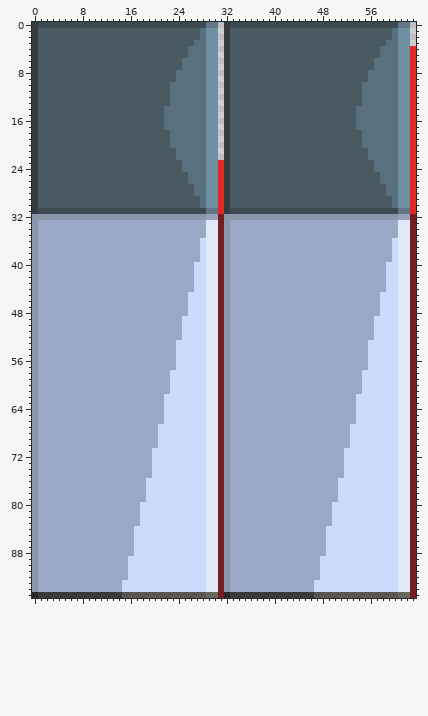
Sprite sheet, stored at assets/cabine/cabineSideLeft.png. This is how it looked before the edit.
The file is 64x96 pixels. Colours within 5 levels of each other are drawn and written as one.
And afterwards:
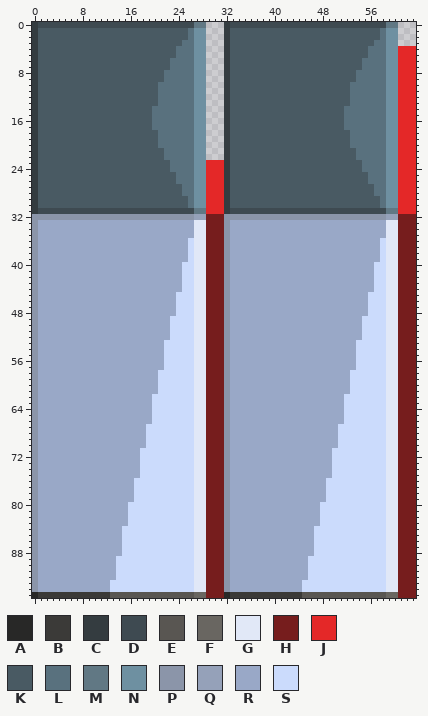
Palette (. is transparent): A #282827  B #3b3a38  C #343c40  D #3e4a51  E #595652  F #696661  G #e1e8f7  H #761d1d  J #e42828  K #495a63  L #59717e  M #617884  N #6e90a1  P #8b95a9  Q #95a1b9  R #99a8c7  S #cbdbfc
What changed:
Colour B gives way to colour E in row 95 at x 13 to 14 and 45 to 46.
Colour E gives way to colour F in row 95 at x 27 to 28 and 59 to 60.
Colour R gives way to colour G in rows 33 to 35 at x 27 to 28 and 59 to 60; in rows 36 to 39 at x 27 and 59.
Colour S gives way to colour G in rows 36 to 39 at x 28 and 60; in rows 40 to 94 at x 27 to 28 and 59 to 60.
Colour F gives way to colour H in row 95 at x 29 to 30 and 61 to 62.
Colour G gives way to colour H in rows 33 to 94 at x 29 to 30 and 61 to 62.
Colour Q gives way to colour H in row 32 at x 29 to 30 and 61 to 62.
Colour M gives way to colour J in row 31 at x 29 to 30 and 61 to 62.
Colour N gives way to colour J in rows 4 to 22 at x 61 to 62; in rows 23 to 30 at x 29 to 30 and 61 to 62.
Colour K gives way to colour L in rows 1 to 2 at x 26 and 58; in row 3 at x 25 to 26 and 57 to 58; in rows 4 to 5 at x 24 to 25 and 56 to 57; in rows 6 to 7 at x 23 to 24 and 55 to 56; in rows 8 to 9 at x 22 to 23 and 54 to 55; in rows 10 to 13 at x 21 to 22 and 53 to 54.
Colour K gives way to colour L in rows 14 to 17 at x 20 to 21 and 52 to 53; in rows 18 to 20 at x 21 to 22 and 53 to 54; in rows 21 to 22 at x 22 to 23 and 54 to 55; in rows 23 to 24 at x 23 to 24 and 55 to 56; in rows 25 to 26 at x 24 to 25 and 56 to 57; in rows 27 to 28 at x 25 to 26 and 57 to 58.
Colour K gives way to colour L in rows 29 to 30 at x 26 and 58.
Colour D gives way to colour M in row 0 at x 27 to 28 and 59 to 60; in row 31 at x 27 to 28 and 59 to 60.
Colour K gives way to colour N in rows 1 to 2 at x 27 and 59; in rows 29 to 30 at x 27 and 59.
Colour L gives way to colour N in rows 1 to 2 at x 28 and 60; in rows 3 to 28 at x 27 to 28 and 59 to 60; in rows 29 to 30 at x 28 and 60.
Colour P gives way to colour Q in row 32 at x 27 to 28 and 59 to 60.
Colour R gives way to colour S in rows 36 to 39 at x 26 and 58; in rows 40 to 44 at x 25 to 26 and 57 to 58; in rows 45 to 48 at x 24 to 25 and 56 to 57; in rows 49 to 52 at x 23 to 24 and 55 to 56; in rows 53 to 57 at x 22 to 23 and 54 to 55; in rows 58 to 61 at x 21 to 22 and 53 to 54.
Colour R gives way to colour S in rows 62 to 66 at x 20 to 21 and 52 to 53; in rows 67 to 70 at x 19 to 20 and 51 to 52; in rows 71 to 75 at x 18 to 19 and 50 to 51; in rows 76 to 79 at x 17 to 18 and 49 to 50; in rows 80 to 83 at x 16 to 17 and 48 to 49; in rows 84 to 88 at x 15 to 16 and 47 to 48.
Colour R gives way to colour S in rows 89 to 92 at x 14 to 15 and 46 to 47; in rows 93 to 94 at x 13 to 14 and 45 to 46.
The edit erases colour M in row 0 at x 29 to 30 and 61 to 62.
The edit erases colour N in rows 1 to 3 at x 29 to 30 and 61 to 62; in rows 4 to 22 at x 29 to 30.
